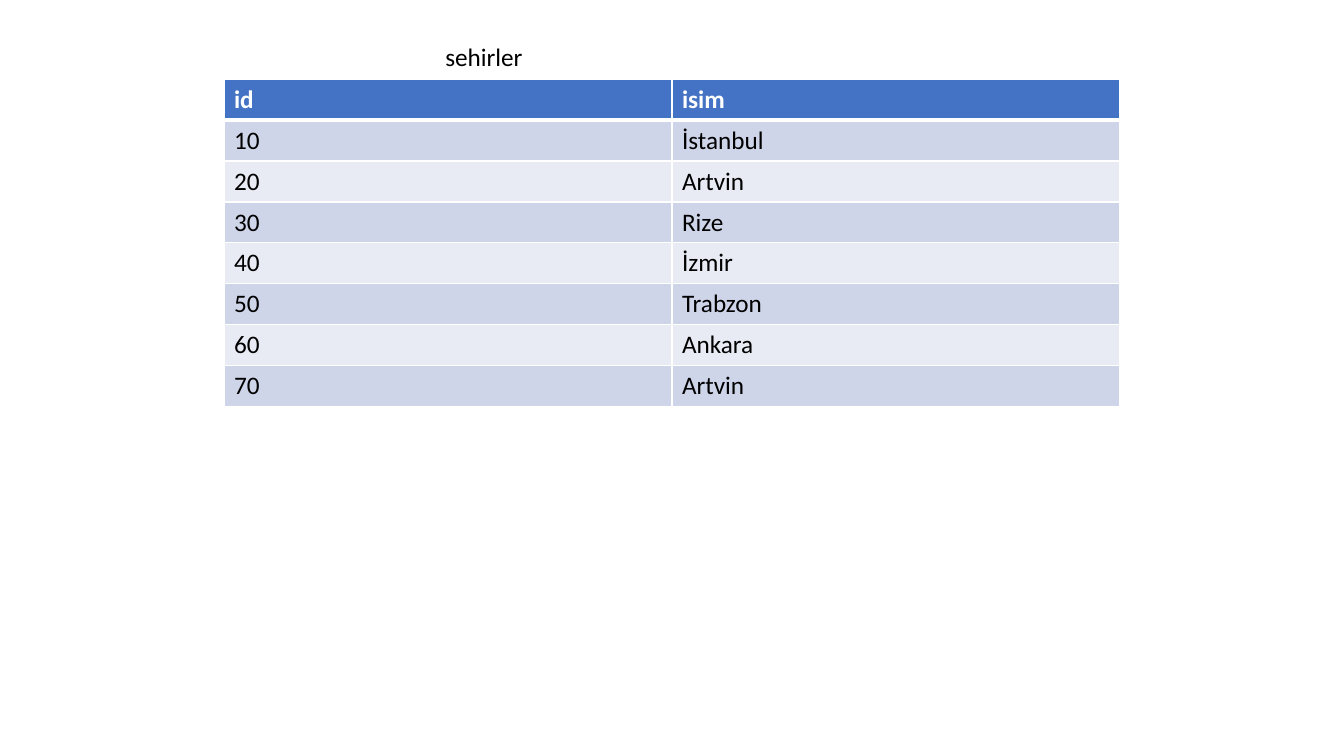
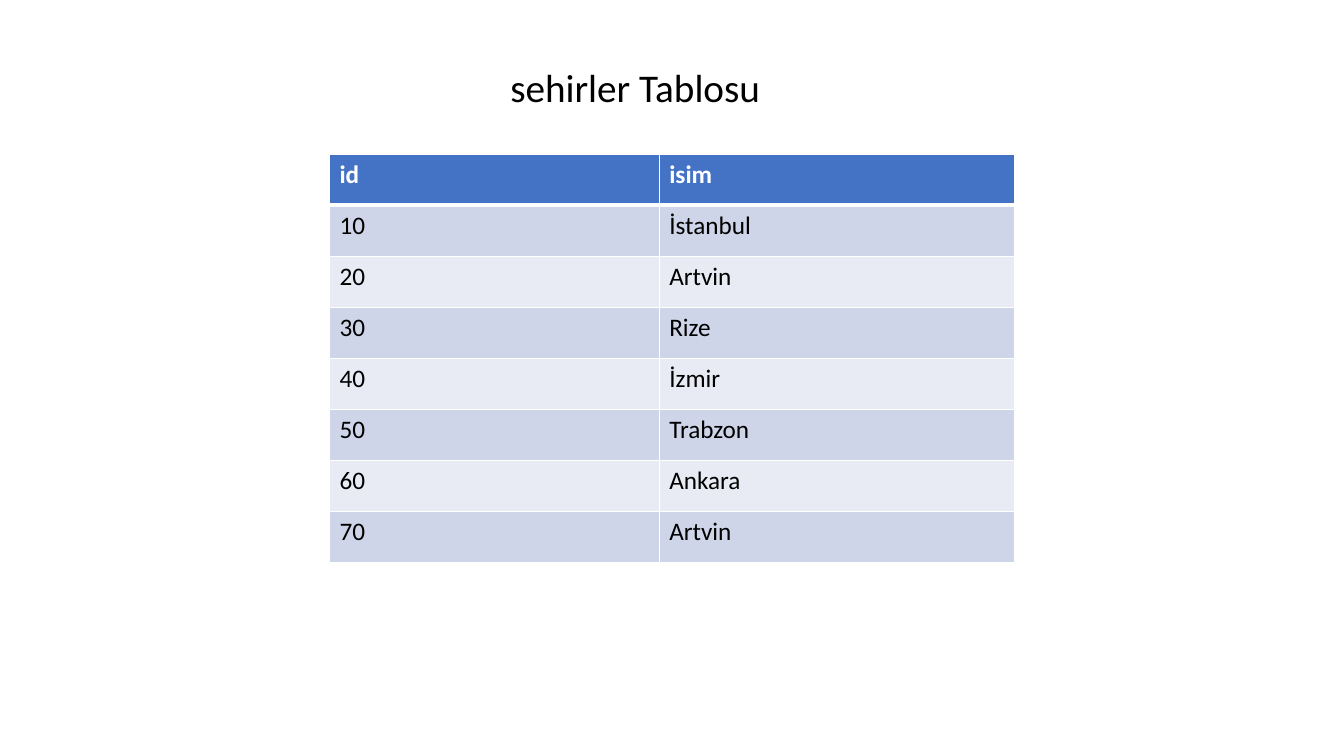
Before and after one commit to celalaksu/Python-Programlama-Kursu, a slide deck: slide 32 of Python txt json Dosyaları ve SQLite Veritabanı.pptx (slide 31 before the commit). Drawn at 1344x756 pixels with LibreOffice and Linux fonts; fonts in the diff are those of the drawing. Boxes give left, top, right and bottom in pixels: in the first picture for what was removed or moved away, otherwise in the second. Text is boxed around its words. In the diff, an @@ line names an element or a change of style, - is before the commit and + after.

```diff
--- a/Python txt json Dosyaları ve SQLite Veritabanı.pptx
+++ b/Python txt json Dosyaları ve SQLite Veritabanı.pptx
@@ text at [510,74,760,103]: text changed; size 18 to 28 pt @@
-sehirler
+sehirler Tablosu
@@ table: place and size @@
-table at [224,80,1119,406]
+table at [330,155,1014,563]
```
Also in this commit, not shown: 17 other slides changed, 7 slides added, 1 slide removed.
